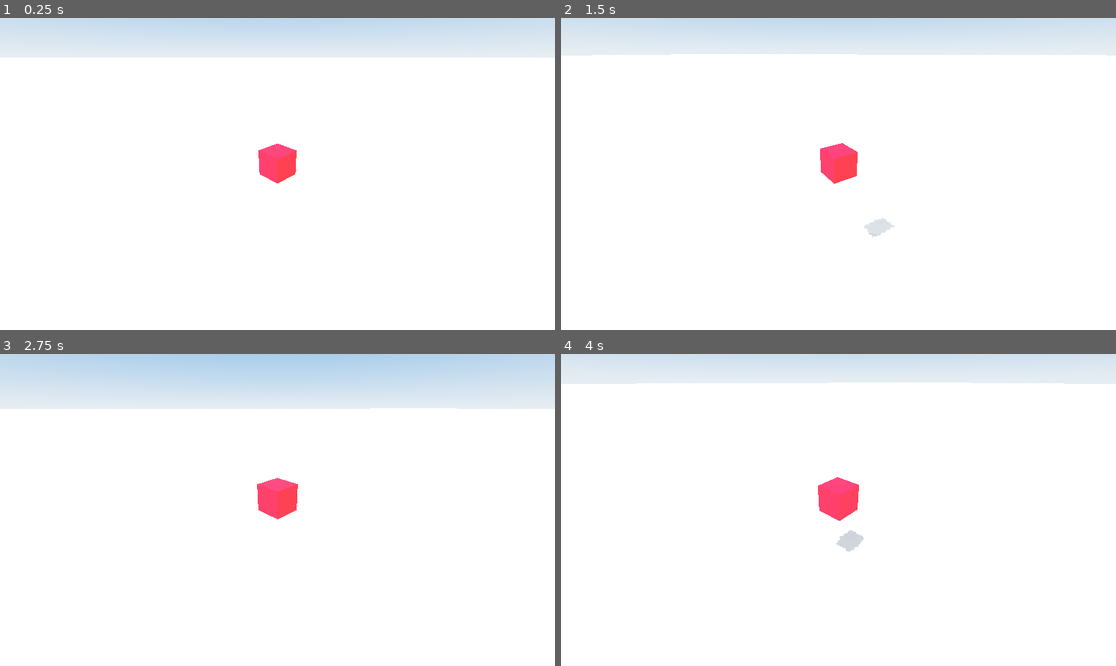
Above: before the commit, frames 1-4 (two rows, left to right).
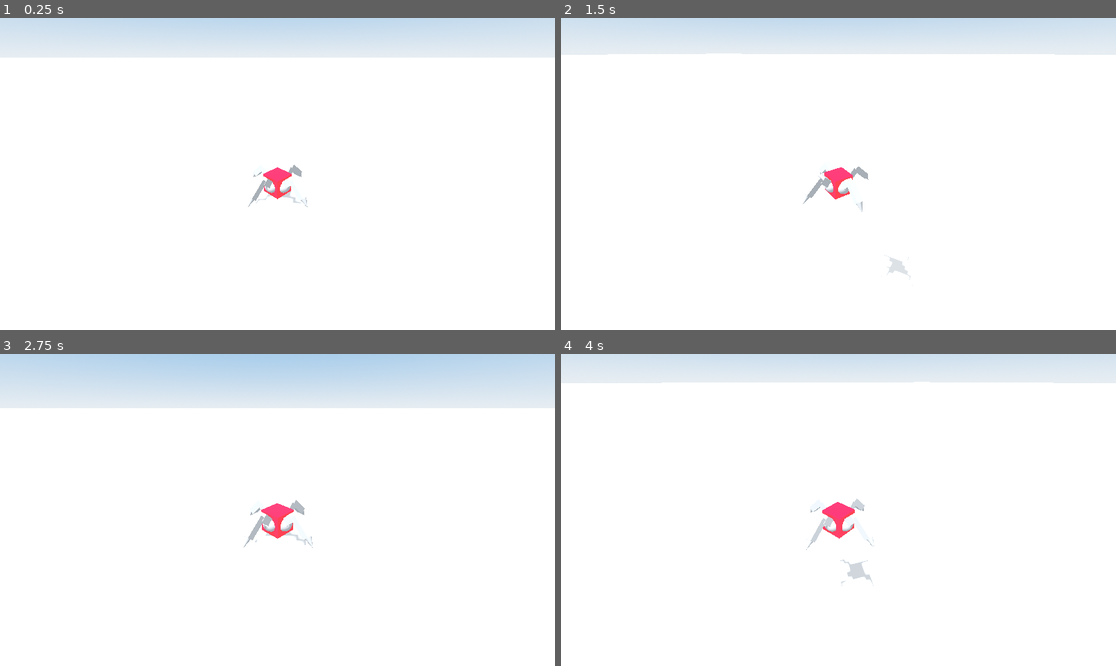
Above: after the commit, the same moments.

Repository: nickyvanurk/game-prototypes
Game: Godot game, scene res://main.tscn
Two runs of this game, one before a commit and one after it. Both use one fixed random seed, a clock stepped at 60 frames per second and the inputs below.
Inputs (mouse positions are in pixels of both pictures, inside the frame that each line leads up to):
- Up to frame 1 (0.25 s): no input
- Up to frame 2 (1.5 s): tap Enter at 0.5 s; move the mouse to (866, 174) at 0.52 s; hold Mouse wheel down (zoom_in) 0.53-1.28 s; hold W (move_forward) from 0.53 s (still down); tap Space (jump) at 0.77 s; move the mouse to (810, 174) at 1.27 s; tap Mouse wheel up (zoom_out) at 1.35 s
- Up to frame 3 (2.75 s): keep holding W (move_forward); tap Space (jump) at 1.52 s; move the mouse to (288, 503) at 2.02 s; hold Mouse wheel down (zoom_in) from 2.03 s (still down)
- Up to frame 4 (4 s): keep holding W (move_forward); move the mouse to (832, 516) at 2.77 s; release Mouse wheel down (zoom_in) at 2.78 s; tap Mouse wheel up (zoom_out) at 2.85 s; tap Space (jump) at 3.02, 3.77 s; move the mouse to (877, 513) at 3.52 s; hold Mouse wheel down (zoom_in) from 3.53 s (still down)

The runs differ from the first frame. In frame 1, 0.9% of the frame differs, in the area x 44-56%, y 40-61%; in frame 2, 1.3%; in frame 3, 1.2%; in frame 4, 1.5%, in the area x 0-100%, y 8-75%.

Commit message:
Add legs to body

Diff:
--- a/procedural-animation/player/camera_pivot.gd
+++ b/procedural-animation/player/camera_pivot.gd
@@ -12,6 +12,7 @@
 @onready var parent = get_parent()
 @onready var zoom = $CameraBoom.spring_length
 @onready var boom = $CameraBoom
+@onready var body = $Body
 
 func _ready():
 	set_as_top_level(true)
@@ -30,6 +31,7 @@
 
 func _physics_process(delta):
 	position = parent.position
+	position.y += 0.2
 
 func set_zoom(value):
 	zoom = clamp(value, min_zoom, max_zoom)
--- a/procedural-animation/player/leg/leg.tscn
+++ b/procedural-animation/player/leg/leg.tscn
@@ -26,6 +26,7 @@
 mesh = SubResource("SphereMesh_vw20s")
 
 [node name="Bone1" type="Node3D" parent="."]
+transform = Transform3D(1, 0, 0, 0, 0.704213, 0.709989, 0, -0.709989, 0.704213, 0, 0, 0)
 script = ExtResource("1_1s5la")
 length = 0.15
 
@@ -35,7 +36,7 @@
 skeleton = NodePath("../..")
 
 [node name="Bone2" type="Node3D" parent="."]
-transform = Transform3D(1, 0, 0, 0, 1, 0, 0, 0, 1, 0, 0, 0.15)
+transform = Transform3D(1, 0, 0, 0, 0.711069, -0.703122, 0, 0.703122, 0.711069, 0, 0.117568, 0.110122)
 script = ExtResource("1_1s5la")
 length = 0.2
 
@@ -45,12 +46,12 @@
 skeleton = NodePath("../..")
 
 [node name="Bone3" type="Node3D" parent="."]
-transform = Transform3D(1, 0, 0, 0, 1, 0, 0, 0, 1, 0, 0, 0.35)
+transform = Transform3D(1, 0, 0, 0, 0.816591, -0.577216, 0, 0.577216, 0.816591, 0, -0.0360696, 0.304423)
 script = ExtResource("1_1s5la")
 length = 0.1
 
 [node name="MeshInstance3d3" type="MeshInstance3D" parent="Bone3"]
-transform = Transform3D(1, 0, 0, 0, -4.37114e-08, -1, 0, 1, -4.37114e-08, 0, 0, 0.05)
+transform = Transform3D(1, 0, 0, 0, -0.347411, -0.937714, 0, 0.937714, -0.347411, 0, -0.0325163, -0.00558415)
 mesh = SubResource("CylinderMesh_o7jh2")
 skeleton = NodePath("../..")
 
--- a/procedural-animation/player/player.tscn
+++ b/procedural-animation/player/player.tscn
@@ -1,17 +1,18 @@
-[gd_scene load_steps=7 format=3 uid="uid://c2ya2rf21idl2"]
+[gd_scene load_steps=8 format=3 uid="uid://c2ya2rf21idl2"]
 
 [ext_resource type="Script" path="res://player/player.gd" id="1"]
 [ext_resource type="Script" path="res://player/camera.gd" id="2"]
 [ext_resource type="Script" path="res://player/camera_pivot.gd" id="3"]
+[ext_resource type="PackedScene" uid="uid://mseef47his28" path="res://player/leg/leg.tscn" id="4_f55ja"]
 
-[sub_resource type="BoxShape3D" id="BoxShape3D_v7j6u"]
-size = Vector3(0.5, 0.5, 0.5)
+[sub_resource type="BoxShape3D" id="BoxShape3D_su7qr"]
+size = Vector3(0.2, 0.2, 0.2)
 
 [sub_resource type="StandardMaterial3D" id="StandardMaterial3D_ifpew"]
 albedo_color = Color(0.984314, 0.168627, 0.243137, 1)
 
 [sub_resource type="BoxMesh" id="BoxMesh_8pgsq"]
-size = Vector3(0.5, 0.5, 0.5)
+size = Vector3(0.2, 0.2, 0.2)
 
 [node name="Player" type="CharacterBody3D"]
 collision_layer = 2
@@ -22,7 +23,7 @@
 script = ExtResource("3")
 
 [node name="CameraBoom" type="SpringArm3D" parent="CameraPivot"]
-spring_length = 4.0
+spring_length = 2.0
 margin = 0.2
 
 [node name="CameraMount" type="Marker3D" parent="CameraPivot/CameraBoom"]
@@ -34,10 +35,26 @@
 script = ExtResource("2")
 
 [node name="CollisionShape3D" type="CollisionShape3D" parent="."]
-transform = Transform3D(0.707107, 0, -0.707107, 0, 1, 0, 0.707107, 0, 0.707107, 0, 0.25, 0)
-shape = SubResource("BoxShape3D_v7j6u")
+transform = Transform3D(0.707107, 0, -0.707107, 0, 1, 0, 0.707107, 0, 0.707107, 0, 0.1, 0)
+shape = SubResource("BoxShape3D_su7qr")
 
-[node name="MeshInstance3D" type="MeshInstance3D" parent="."]
-transform = Transform3D(0.707107, 0, -0.707107, 0, 1, 0, 0.707107, 0, 0.707107, 0, 0.25, 0)
+[node name="Body" type="MeshInstance3D" parent="CollisionShape3D"]
+transform = Transform3D(1, 0, 0, 0, 1, 0, 0, 0, 1, 0, 0, 0)
 material_override = SubResource("StandardMaterial3D_ifpew")
 mesh = SubResource("BoxMesh_8pgsq")
+skeleton = NodePath("../..")
+
+[node name="Legs" type="Node3D" parent="CollisionShape3D/Body"]
+transform = Transform3D(1, 0, 0, 0, 1, 0, 0, 0, 1, 0, 0, 0)
+
+[node name="Leg1" parent="CollisionShape3D/Body/Legs" instance=ExtResource("4_f55ja")]
+transform = Transform3D(1, 0, 0, 0, 1, 0, 0, 0, 1, 0, 0, 0.08)
+
+[node name="Leg2" parent="CollisionShape3D/Body/Legs" instance=ExtResource("4_f55ja")]
+transform = Transform3D(-4.37114e-08, 0, 1, 0, 1, 0, -1, 0, -4.37114e-08, 0.08, 0, 0)
+
+[node name="Leg3" parent="CollisionShape3D/Body/Legs" instance=ExtResource("4_f55ja")]
+transform = Transform3D(-1, 0, -8.74228e-08, 0, 1, 0, 8.74228e-08, 0, -1, 0, 0, -0.08)
+
+[node name="Leg4" parent="CollisionShape3D/Body/Legs" instance=ExtResource("4_f55ja")]
+transform = Transform3D(1.19249e-08, 0, -1, 0, 1, 0, 1, 0, 1.19249e-08, -0.08, 0, 0)
